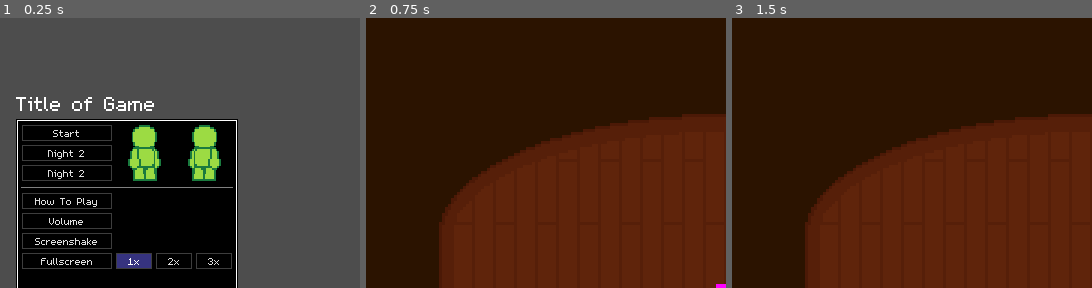
Above: before the commit, frames 1-3 (left to right).
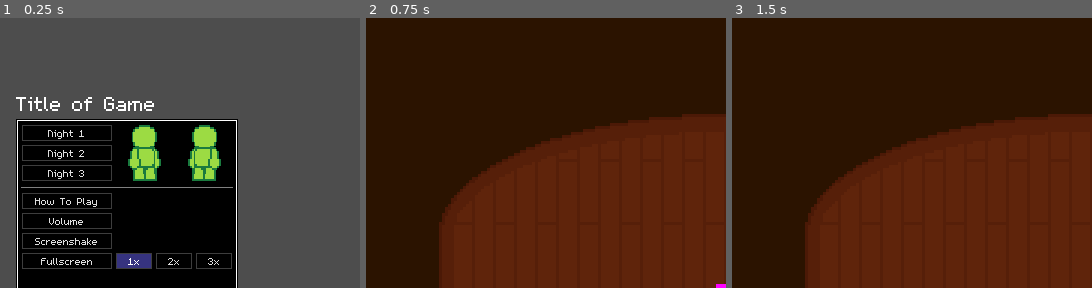
Above: after the commit, the same moments.

Repository: InRe-Dan/MiniJameGam34
Game: Godot game, scene res://menus/main_menu.tscn
Two runs of this game, one before a commit and one after it. Both use one fixed random seed, a clock stepped at 60 frames per second and the inputs below.
Inputs:
- Up to frame 1 (0.25 s): no input
- Up to frame 2 (0.75 s): click "Start" (after the commit: "Night 1") at 0.5 s
- Up to frame 3 (1.5 s): tap Enter at 1.25 s; hold D (move_right) from 1.28 s (still down)
The pictures show only the part of the screen within x 0-50%, y 23-73%; the shares and areas given below are measured in that part.

The runs differ from the first frame. In frame 1, 0.1% of the frame differs, in the area x 13-24%, y 41-59%; in frame 2, nothing differs; in frame 3, nothing differs.

Commit message:
Tweaked dialogue timing

Diff:
--- a/Hazard/spectators/spectator.gd
+++ b/Hazard/spectators/spectator.gd
@@ -135,7 +135,7 @@
 	hazard_deployed.emit(hazard)
 
 func boo() -> void:
-	get_tree().create_timer(randf() * 0.4).timeout.connect(func (): $Speech.say(boo_lines.pick_random()))
+	get_tree().create_timer(2.5 +randf() * 0.6).timeout.connect(func (): $Speech.say(boo_lines.pick_random()))
 
 func cheer() -> void:
 	get_tree().create_timer(randf() * 0.4).timeout.connect(func (): $Speech.say(cheer_lines.pick_random()))
--- a/menus/main_menu.tscn
+++ b/menus/main_menu.tscn
@@ -53,7 +53,7 @@
 layout_mode = 2
 size_flags_horizontal = 0
 focus_mode = 0
-text = "Start"
+text = "Night 1"
 
 [node name="Night2" type="Button" parent="HBoxContainer/PanelContainer/MarginContainer/HBoxContainer/HBoxContainer3/VBoxContainer"]
 unique_name_in_owner = true
@@ -71,7 +71,7 @@
 size_flags_horizontal = 0
 focus_mode = 0
 disabled = true
-text = "Night 2"
+text = "Night 3"
 
 [node name="TextureRect" type="TextureRect" parent="HBoxContainer/PanelContainer/MarginContainer/HBoxContainer/HBoxContainer3"]
 layout_mode = 2
